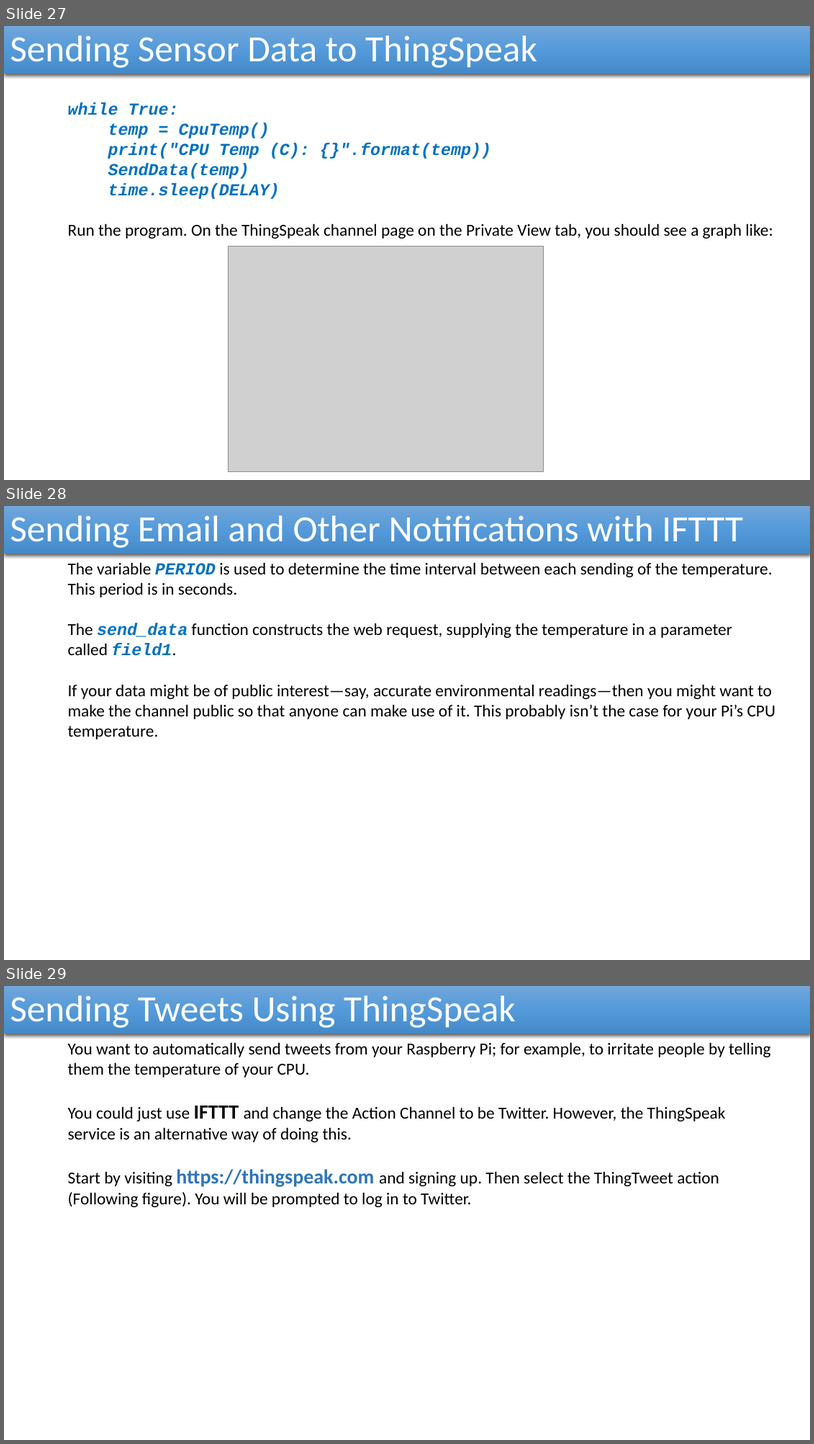
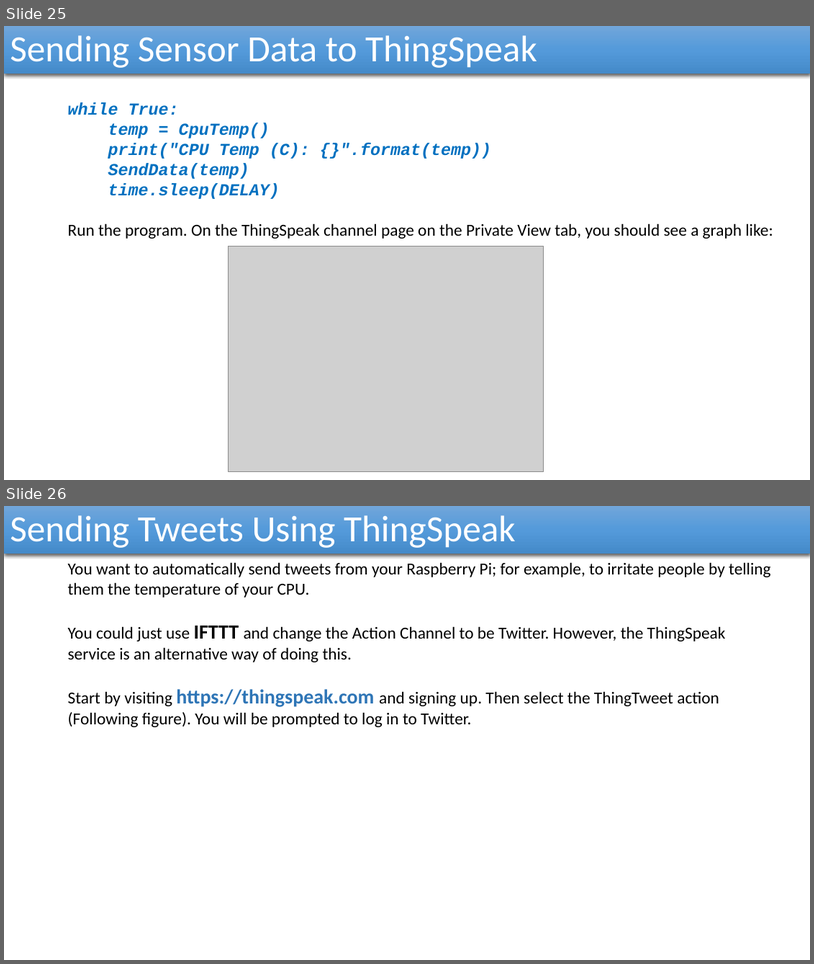
Before and after one commit to reza-arjmandi/rpi-course, a slide deck: session6/presentation/Internet Of Things.pptx. Shown one above the other, each under a label of ours: slides 27, 28 and 29 before the commit, slides 25 and 26 after it. The pictures are 814x1444 and 814x964 pixels, drawn with LibreOffice and Linux fonts; fonts in the diff are those of the drawing; grey boxes stand for pictures. Boxes give left, top, right and bottom in pixels: in the first picture for what was removed or moved away, otherwise in the second. Text is boxed around its words. In the diff, an @@ line names an element or a change of style, - is before the commit and + after.

```diff
--- a/session6/presentation/Internet Of Things.pptx
+++ b/session6/presentation/Internet Of Things.pptx
@@ slide 28 removed at bbox=[4, 506, 810, 960], background #FFFFFF @@
@@ rectangle removed at bbox=[4, 506, 810, 554] @@
-Sending Email and Other Notifications with IFTTT
@@ text removed at bbox=[68, 562, 776, 739] @@
-  The variable PERIOD is used to determine the time interval between each sending of the temperature. This period is in seconds.
-  The send_data function constructs the web request, supplying the temperature in a parameter called field1.
-  If your data might be of public interest—say, accurate environmental readings—then you might want to make the channel public so that anyone can make use of it. This probably isn’t the case for your Pi’s CPU temperature.
@@ what was slide 27 is now slide 25 @@
@@ what was slide 29 is now slide 26 @@
```
Also in this commit, not shown: 1 slide changed, 2 other slides removed.
